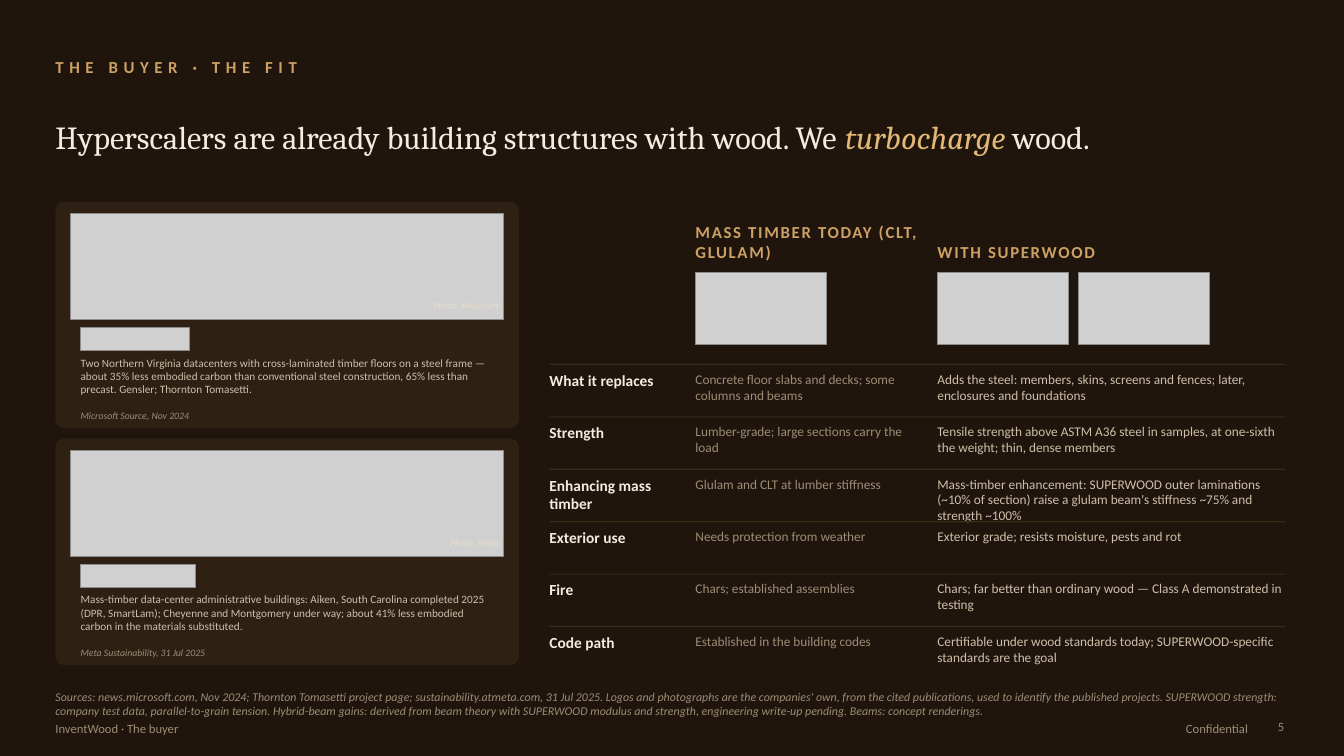
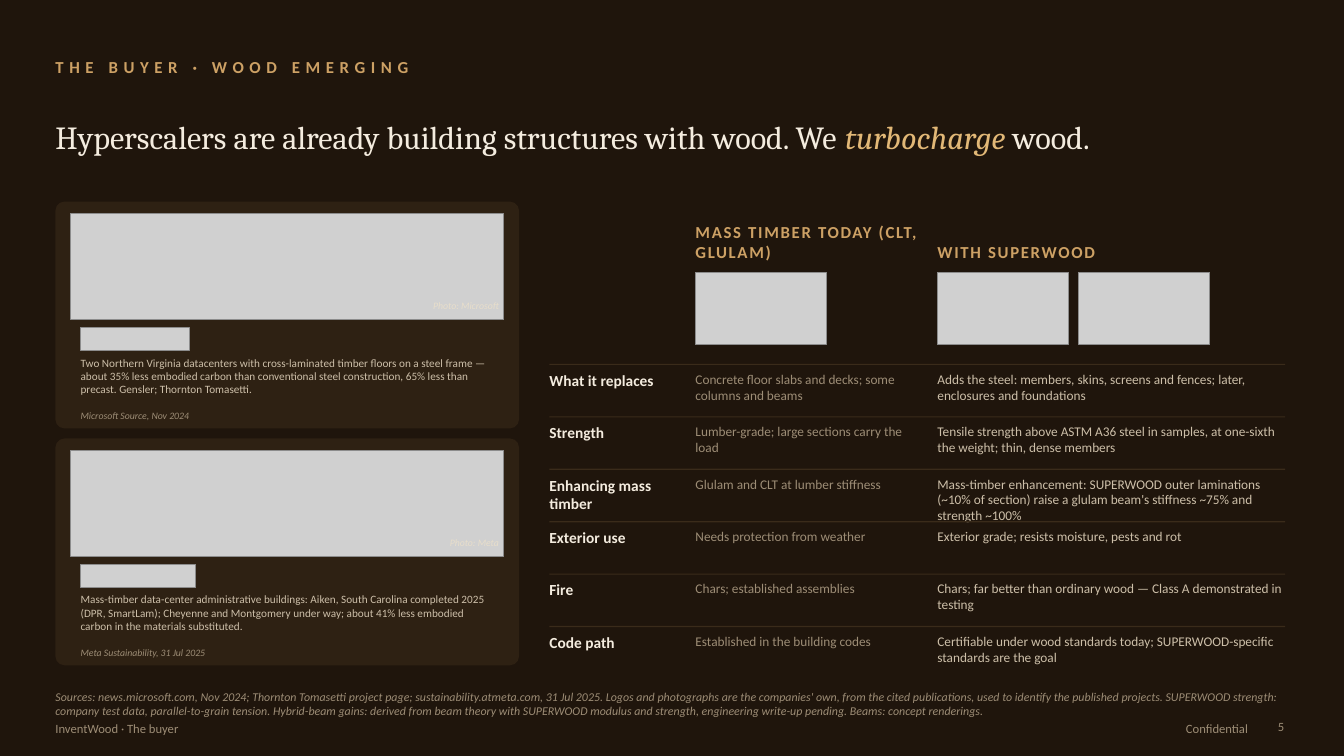
Before and after one commit to alau-hi/decks, a slide deck: slide 5 of superwood-datacenter-investor/SUPERWOOD-for-Data-Centers-Companion.pptx. Drawn at 1344x756 pixels with LibreOffice and Linux fonts; fonts in the diff are those of the drawing; grey boxes stand for pictures. Boxes give left, top, right and bottom in pixels: in the first picture for what was removed or moved away, otherwise in the second. Text is boxed around its words. In the diff, an @@ line names an element or a change of style, - is before the commit and + after.

```diff
--- a/superwood-datacenter-investor/SUPERWOOD-for-Data-Centers-Companion.pptx
+++ b/superwood-datacenter-investor/SUPERWOOD-for-Data-Centers-Companion.pptx
@@ text at [55,62,408,73]: text changed @@
-THE BUYER · THE FIT
+THE BUYER · WOOD EMERGING
```
Also in this commit, not shown: 1 other slide changed, 3 other files.
